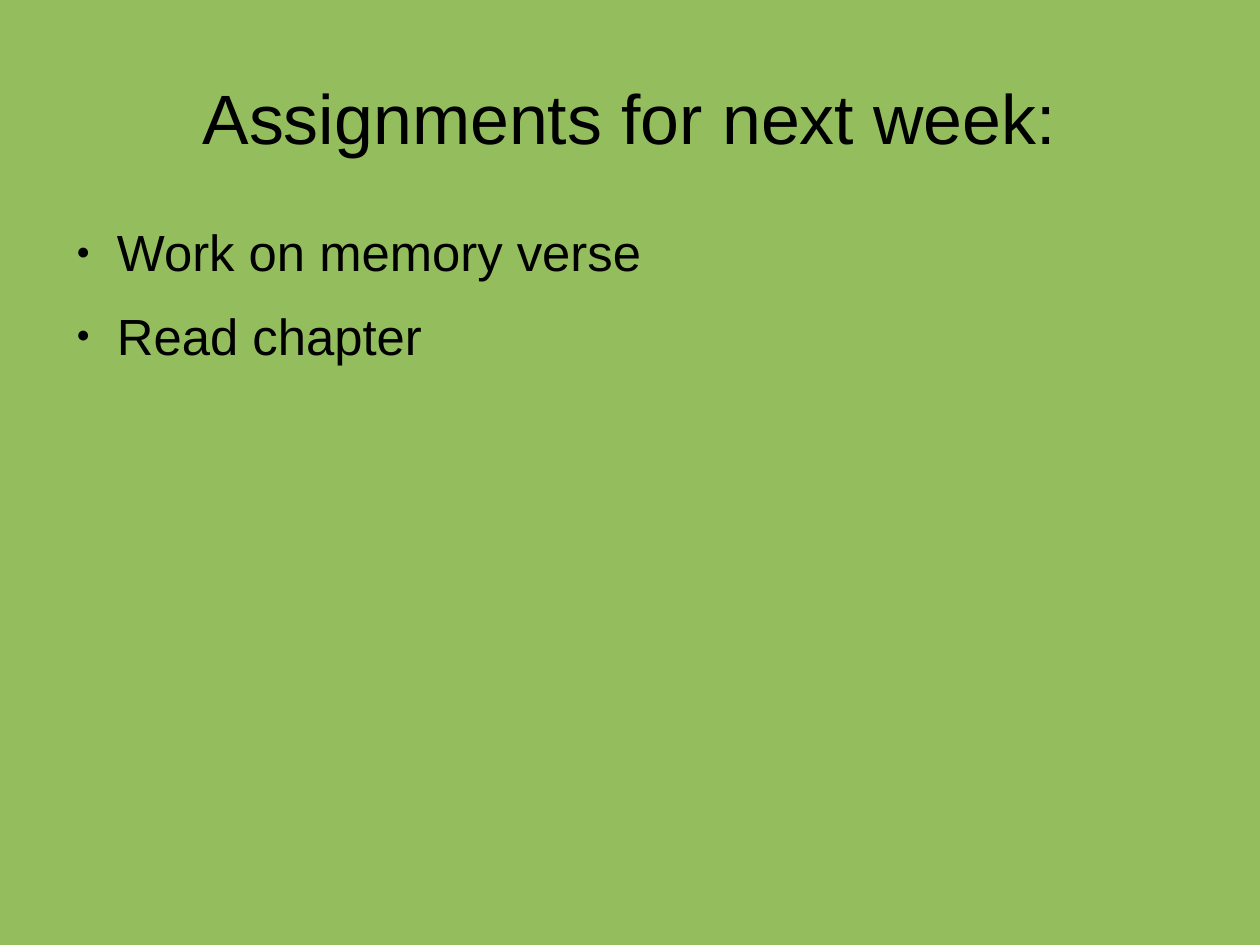
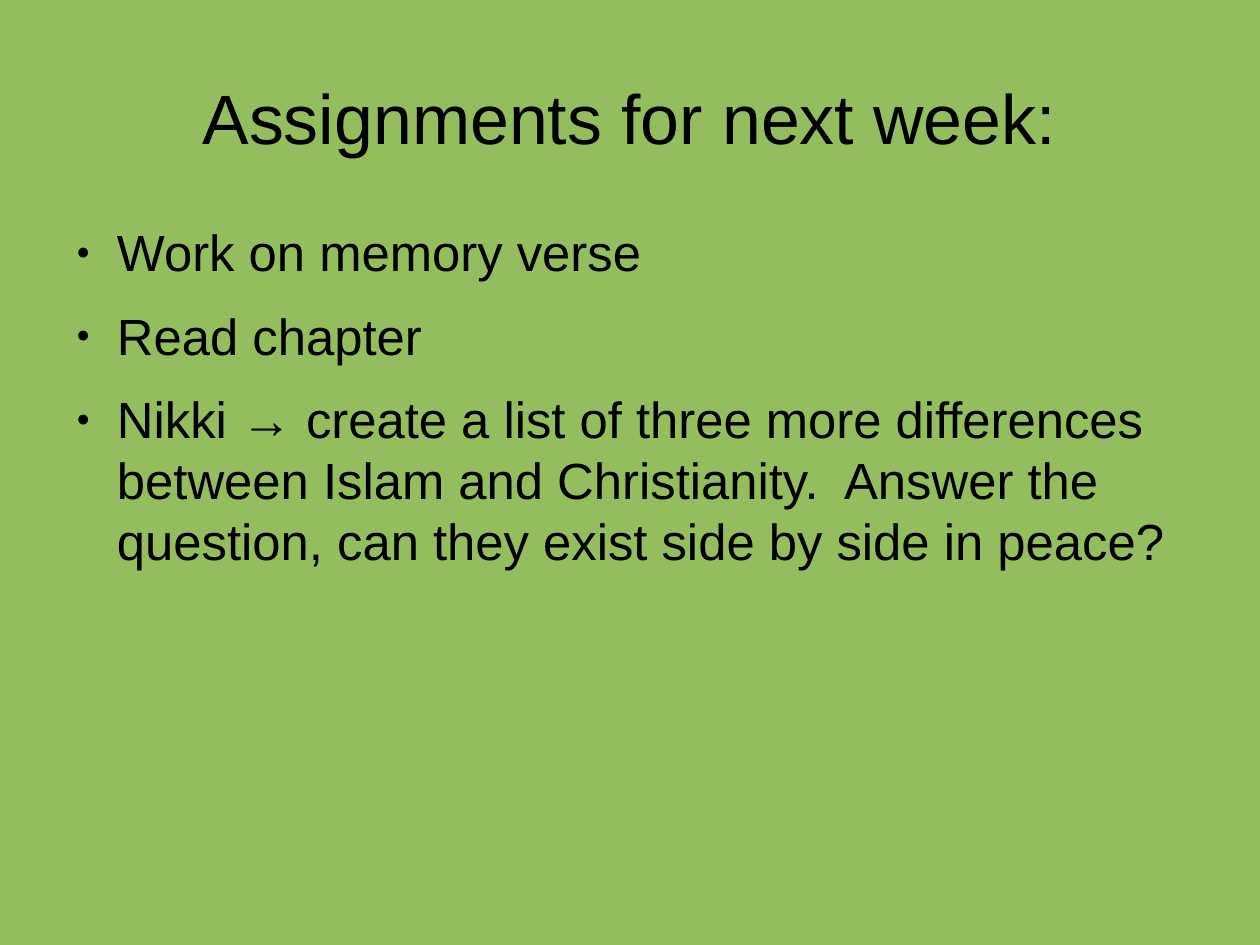
Before and after one commit to qrprat77/sunday_nite_class, a slide deck: slide 6 of sunday_nite_chapter_two.odp. Drawn at 1260x945 pixels with LibreOffice and Linux fonts; fonts in the diff are those of the drawing. Boxes give left, top, right and bottom in pixels: in the first picture for what was removed or moved away, otherwise in the second. Text is boxed around its words. In the diff, an @@ line names an element or a change of style, - is before the commit and + after.

Commit message:
completed presentation

```diff
--- a/sunday_nite_chapter_two.odp
+++ b/sunday_nite_chapter_two.odp
@@ text at (117,401,1164,571): paragraph added @@
+● Nikki → create a list of three more differences between Islam and Christianity. Answer the question, can they exist side by side in peace?
```
Also in this commit, not shown: 1 other slide changed.
